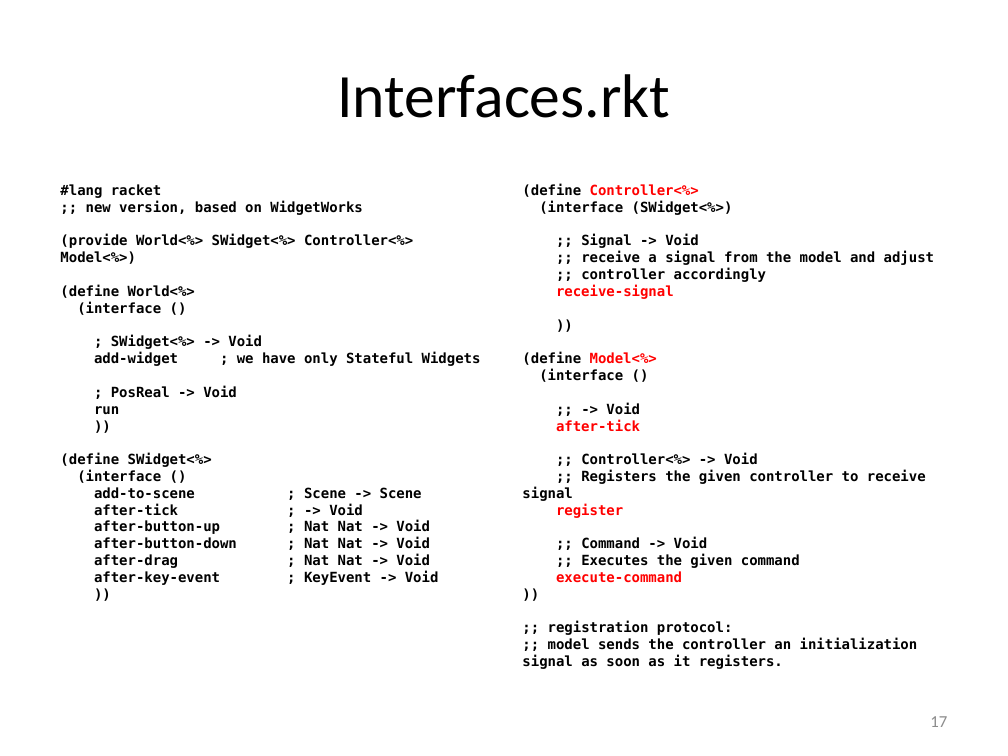
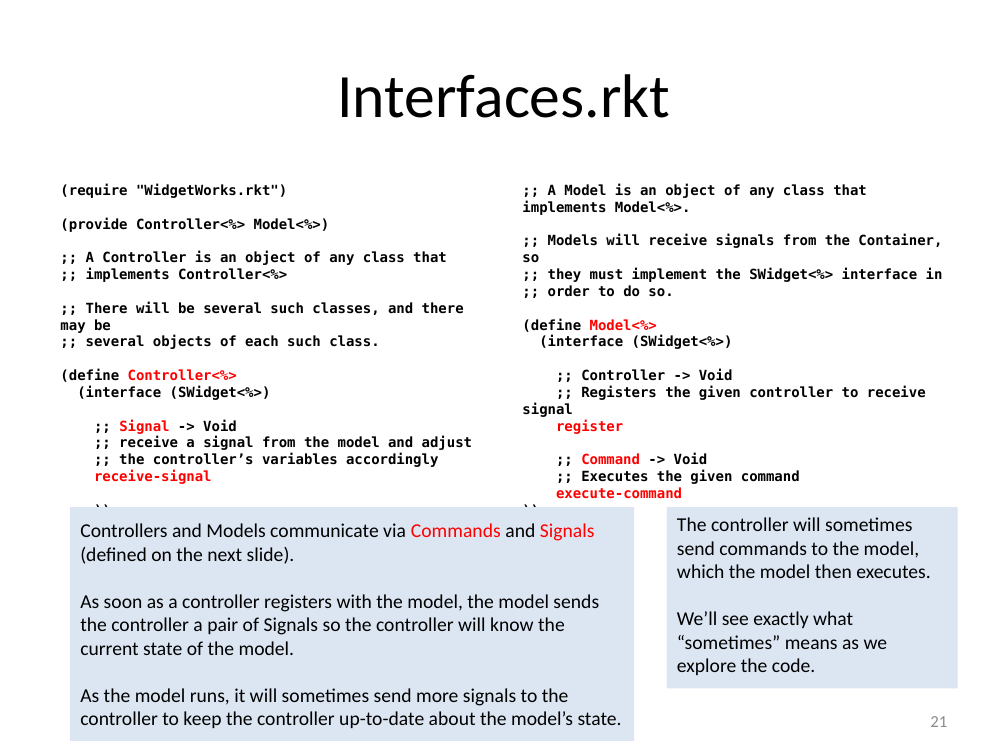
Before and after one commit to mwand/cs5010f16, a slide deck: slide 21 of Slides/Lesson 11.3 Model-View-Controller Architecture.pptx (slide 17 before the commit). Drawn at 1008x756 pixels with LibreOffice and Linux fonts; fonts in the diff are those of the drawing. Boxes give left, top, right and bottom in pixels: in the first picture for what was removed or moved away, otherwise in the second. Text is boxed around its words. In the diff, an @@ line names an element or a change of style, - is before the commit and + after.

```diff
--- a/Slides/Lesson 11.3 Model-View-Controller Architecture.pptx
+++ b/Slides/Lesson 11.3 Model-View-Controller Architecture.pptx
@@ text at (60, 183, 472, 484): text changed @@
-#lang racket
-;; new version, based on WidgetWorks
-(provide World<%> SWidget<%> Controller<%> Model<%>)
-(define World<%>
-(interface ()
-; SWidget<%> -> Void
-add-widget ; we have only Stateful Widgets
-; PosReal -> Void
-run
+(require "WidgetWorks.rkt")
+(provide Controller<%> Model<%>)
+;; A Controller is an object of any class that
+;; implements Controller<%>
+;; There will be several such classes, and there may be
+;; several objects of each such class.
+(define Controller<%>
+(interface (SWidget<%>)
+;; Signal -> Void
+;; receive a signal from the model and adjust
+;; the controller’s variables accordingly
+receive-signal
@@ text at (522, 183, 943, 332): text changed; text colour #FF0000 to #000000 @@
-(define Controller<%>
+;; A Model is an object of any class that implements Model<%>.
+;; Models will receive signals from the Container, so
+;; they must implement the SWidget<%> interface in
+;; order to do so.
+(define Model<%>
@@ text at (581, 369, 733, 381): text changed @@
-;; Signal -> Void
-;; receive a signal from the model and adjust
-;; controller accordingly
-receive-signal
-))
-(define Model<%>
-(interface ()
-;; -> Void
-after-tick
-;; Controller<%> -> Void
+;; Controller -> Void
@@ text at (60, 453, 439, 585): paragraphs removed @@
-(define SWidget<%>
-(interface ()
-add-to-scene ; Scene -> Scene
-after-tick ; -> Void
-after-button-up ; Nat Nat -> Void
-after-button-down ; Nat Nat -> Void
-after-drag ; Nat Nat -> Void
-after-key-event ; KeyEvent -> Void
-))
@@ text at (581, 453, 708, 465): text colour #000000 to #FF0000 in "Command" @@
@@ rectangle added at (71, 507, 635, 741), fill #DCE6F2, 14 pt, text #000000 @@
+Controllers and Models communicate via Commands and Signals (defined on the next slide).
+As soon as a controller registers with the model, the model sends
+the controller a pair of Signals so the controller will know the
+current state of the model.
+As the model runs, it will sometimes send more signals to the controller to keep the controller up-to-date about the model’s state.
@@ rectangle added at (667, 507, 958, 688), fill #DCE6F2, 14 pt, text #000000 @@
+The controller will sometimes send commands to the model, which the model then executes.
+We’ll see exactly what “sometimes” means as we explore the code.
@@ text at (522, 621, 918, 669): paragraphs removed @@
-;; registration protocol:
-;; model sends the controller an initialization signal as soon as it registers.
@@ page number at (930, 716, 947, 727): text changed @@
-17
+21
```
Also in this commit, not shown: 9 other slides changed, 4 slides added, 3 slides removed, 2 other files.
